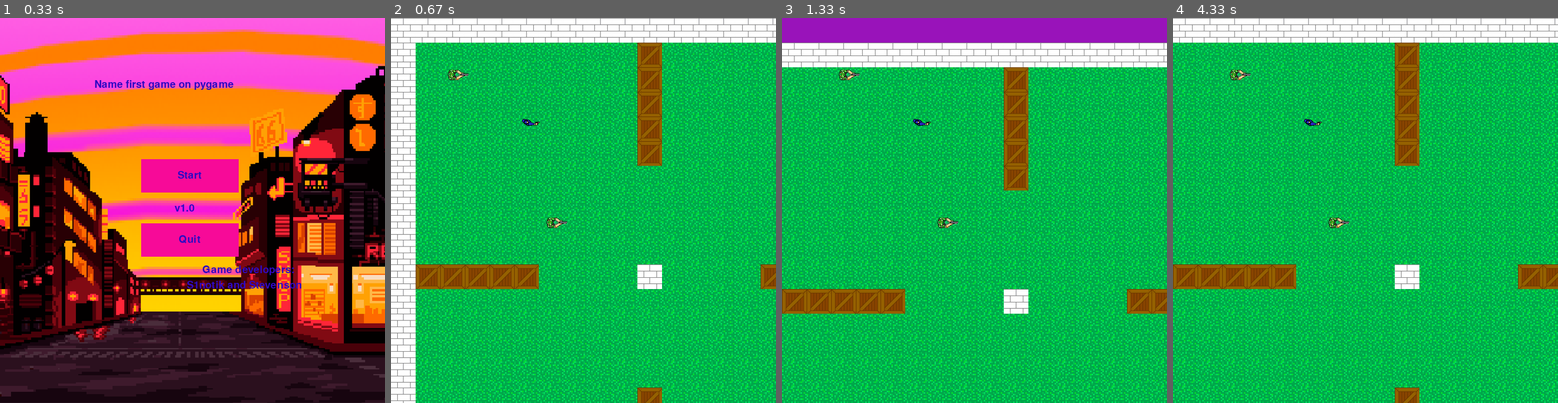
Above: before the commit, frames 1-4 (left to right).
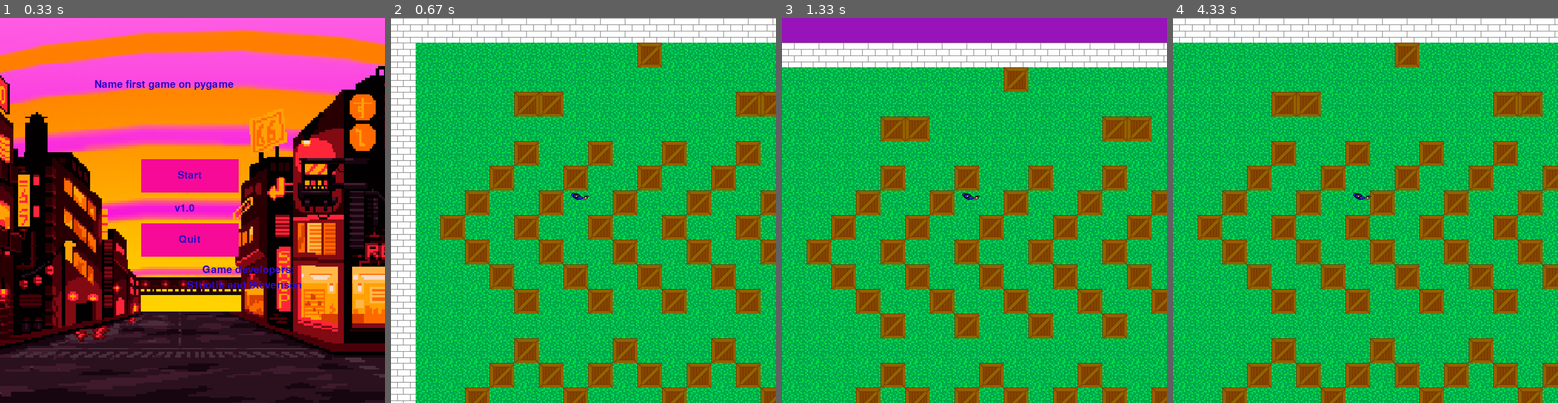
Above: after the commit, the same moments.

Repository: Stevenson707/Game_on_Pygame
Game: pygame game, started from game.py
The game is run twice, just before and just after one commit, with the same random seed, the same clock (stepped at 60 frames per second) and the same inputs.
Inputs (mouse positions are in pixels of both pictures, inside the frame that each line leads up to):
- Up to frame 1 (0.33 s): no input
- Up to frame 2 (0.67 s): click (579, 175) at 0.38 s
- Up to frame 3 (1.33 s): tap D at 0.67 s; tap W at 1 s
- Up to frame 4 (4.33 s): tap S at 1.33, 3.5 s; tap A at 1.67 s; hold Up 2-2.47 s; move the mouse to (1507, 345) at 2.03 s; tap W at 3.83 s; tap D at 4.17 s

Frame 1 is identical in both runs. In frame 2, 22% of the frame differs, in the area x 6-100%, y 12-100%; in frame 3, 21%; in frame 4, 23%, in the area x 0-100%, y 12-100%.

Commit message:
add new three levels

Diff:
--- a/data/the_map1.txt
+++ b/data/the_map1.txt
@@ -1,21 +1,21 @@
 #####################
+#...................#
+#.....+++++++++.....#
+#.....+.......+.....#
+#.....+.......+.....#
+#...................#
 #.........+.........#
-#.B.......+.........#
+#......@.+.+........#
 #.........+.........#
-#....@....+.........#
+#...+...........+...#
+#..+.+.........+.+..#
+#...+...........+...#
+#.........+.........#
+#........+.+........#
 #.........+.........#
 #...................#
+#.....+.......+.....#
+#.....+.......+.....#
+#.....+++++++++.....#
 #...................#
-#.....B.............#
-#...................#
-#+++++....#....+++++#
-#...................#
-#...................#
-#...................#
-#...................#
-#.........+.........#
-#.........+.........#
-#.........+.........#
-#.........+.........#
-#.........+.........#
 #####################
--- a/data/the_map2.txt
+++ b/data/the_map2.txt
@@ -0,0 +1,21 @@
+#####################
+#.........+.........#
+#...................#
+#.....+.......+.....#
+#....+++.....+++....#
+#...................#
+#...................#
+#......@............#
+#...+...........+...#
+#..+.+.........+.+..#
+#...................#
+#...................#
+#........+.+........#
+#.........+.........#
+#...................#
+#...................#
+#....+++.....+++....#
+#.....+.......+.....#
+#...................#
+#.........+.........#
+#####################
--- a/data/the_map3.txt
+++ b/data/the_map3.txt
@@ -0,0 +1,21 @@
+#####################
+#.........+.........#
+#...................#
+#....++.......++....#
+#...................#
+#....+..+..+..+..+..#
+#...+..+..+..+..+...#
+#..+..+@.+..+..+....#
+#.+..+..+..+..+.....#
+#..+..+..+..+..+....#
+#...+..+..+..+..+...#
+#....+..+..+..+..+..#
+#...................#
+#....+...+...+...+..#
+#...+.+.+.+.+.+.+...#
+#..+...+...+...+....#
+#...................#
+#....++.......++....#
+#...................#
+#.........+.........#
+#####################
--- a/game.py
+++ b/game.py
@@ -116,9 +116,6 @@
         self.rect = self.image.get_rect().move(tile_width * pos_x + 15, tile_height * pos_y + 5)
         self.pos = (pos_x, pos_y)
         print(self.pos)
-
-    def move(self, x, y):
-        pass
 
 
 # def drawCursor(x, y):
@@ -410,7 +407,7 @@
 
 def level_scene1():
     global cursorPX, cursorPY, level_map, hero, max_x, max_y, camera, flPause2, music_on_lvl2, cursor
-    level_map = load_level("the_map1.txt")
+    level_map = load_level("the_map3.txt")
     hero, max_x, max_y = generate_level(level_map)
     camera.update(hero)
     pygame.mixer.music.load("Kaito Shoma - Hotline.mp3")
Empty file added: data/the_map4.txt
Empty file added: data/the_map5.txt
Empty file added: data/the_map6.txt
